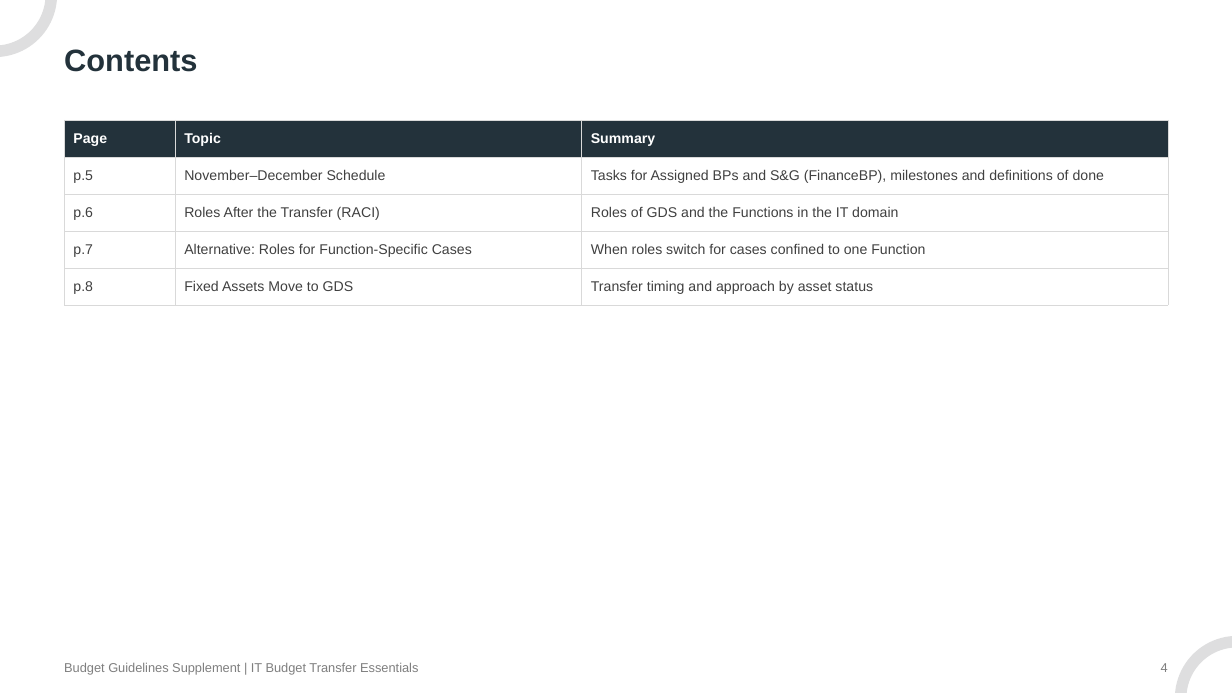
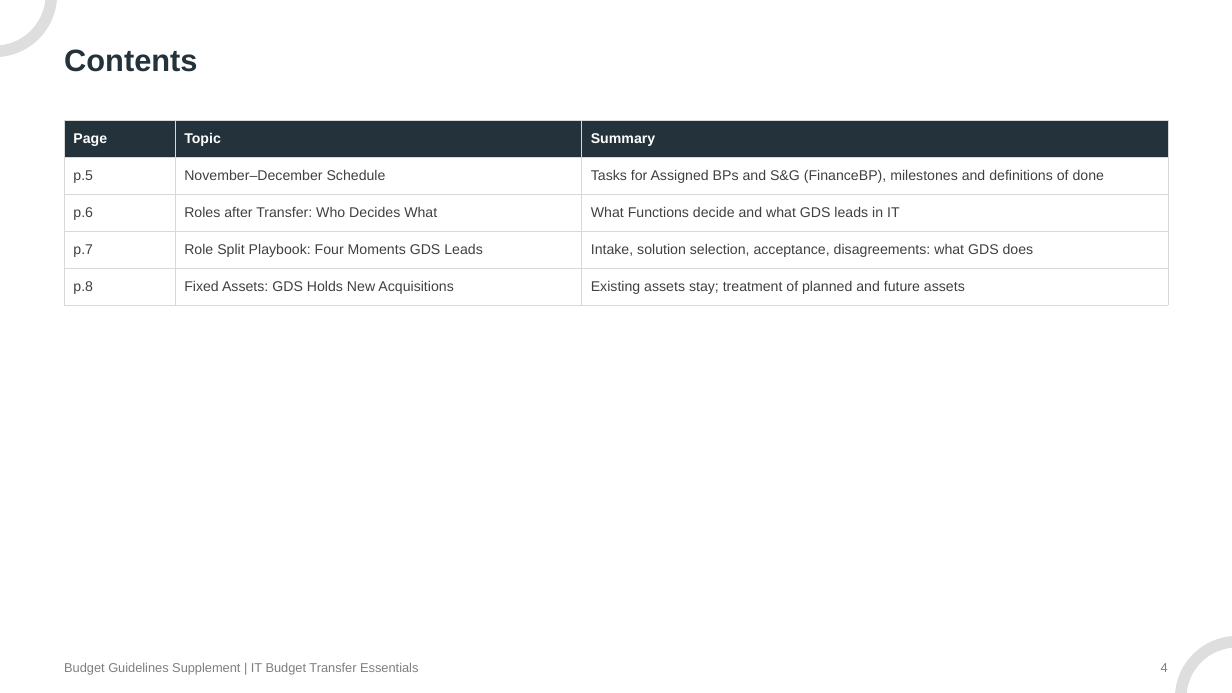
Before and after one commit to hiroyasu-komaki/temp, a slide deck: slide 4 of budget-transfer/kickoff/IT_Budget_Transfer_Essentials_Guidelines_Supplement.pptx. Drawn at 1232x693 pixels with LibreOffice and Linux fonts; fonts in the diff are those of the drawing. Boxes give left, top, right and bottom in pixels: in the first picture for what was removed or moved away, otherwise in the second. Text is boxed around its words. In the diff, an @@ line names an element or a change of style, - is before the commit and + after.

Commit message:
update budget transfer

```diff
--- a/budget-transfer/kickoff/IT_Budget_Transfer_Essentials_Guidelines_Supplement.pptx
+++ b/budget-transfer/kickoff/IT_Budget_Transfer_Essentials_Guidelines_Supplement.pptx
@@ table at (64, 120, 1167, 305) @@
-row 3, column 2: Roles After the Transfer (RACI)
+row 3, column 2: Roles after Transfer: Who Decides What
-row 3, column 3: Roles of GDS and the Functions in the IT domain
+row 3, column 3: What Functions decide and what GDS leads in IT
-row 4, column 2: Alternative: Roles for Function-Specific Cases
+row 4, column 2: Role Split Playbook: Four Moments GDS Leads
-row 4, column 3: When roles switch for cases confined to one Function
+row 4, column 3: Intake, solution selection, acceptance, disagreements: what GDS does
-row 5, column 2: Fixed Assets Move to GDS
+row 5, column 2: Fixed Assets: GDS Holds New Acquisitions
-row 5, column 3: Transfer timing and approach by asset status
+row 5, column 3: Existing assets stay; treatment of planned and future assets
```
Also in this commit, not shown: 3 other slides changed, 1 slide added, 1 slide removed, 3 other files.
